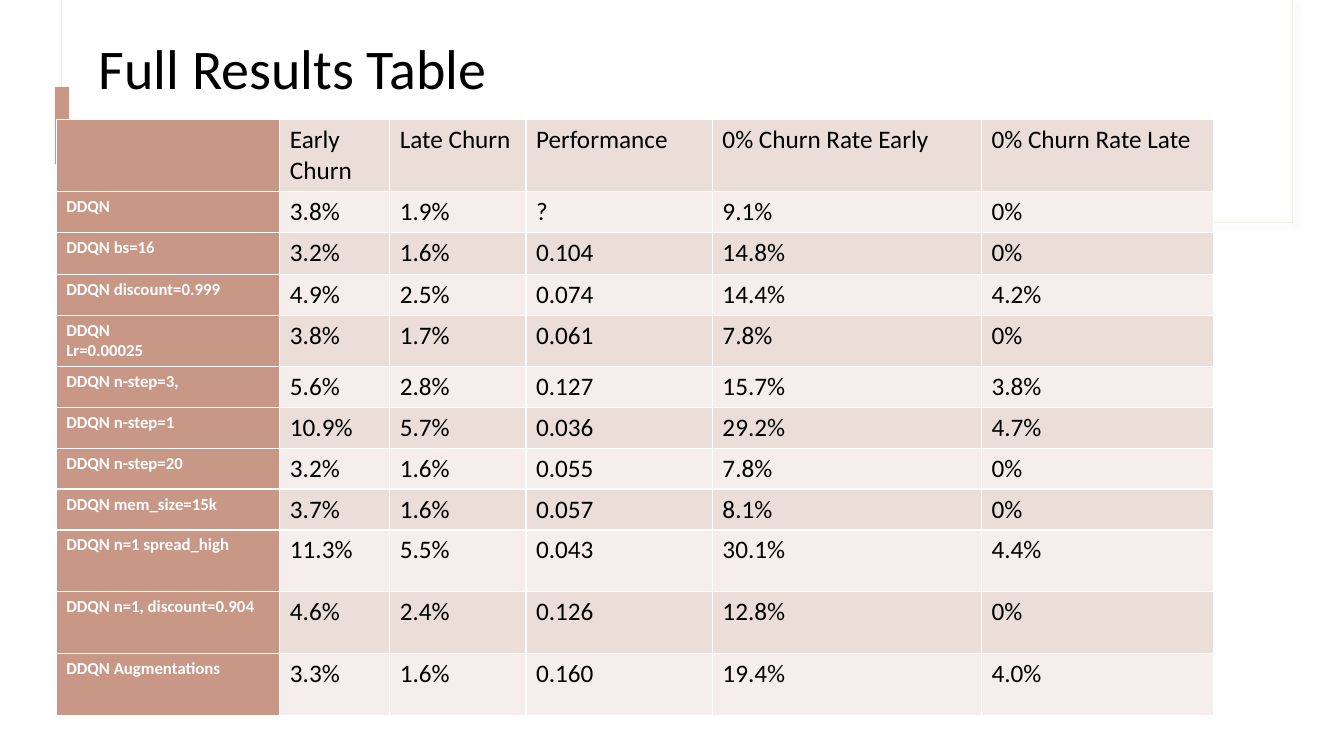
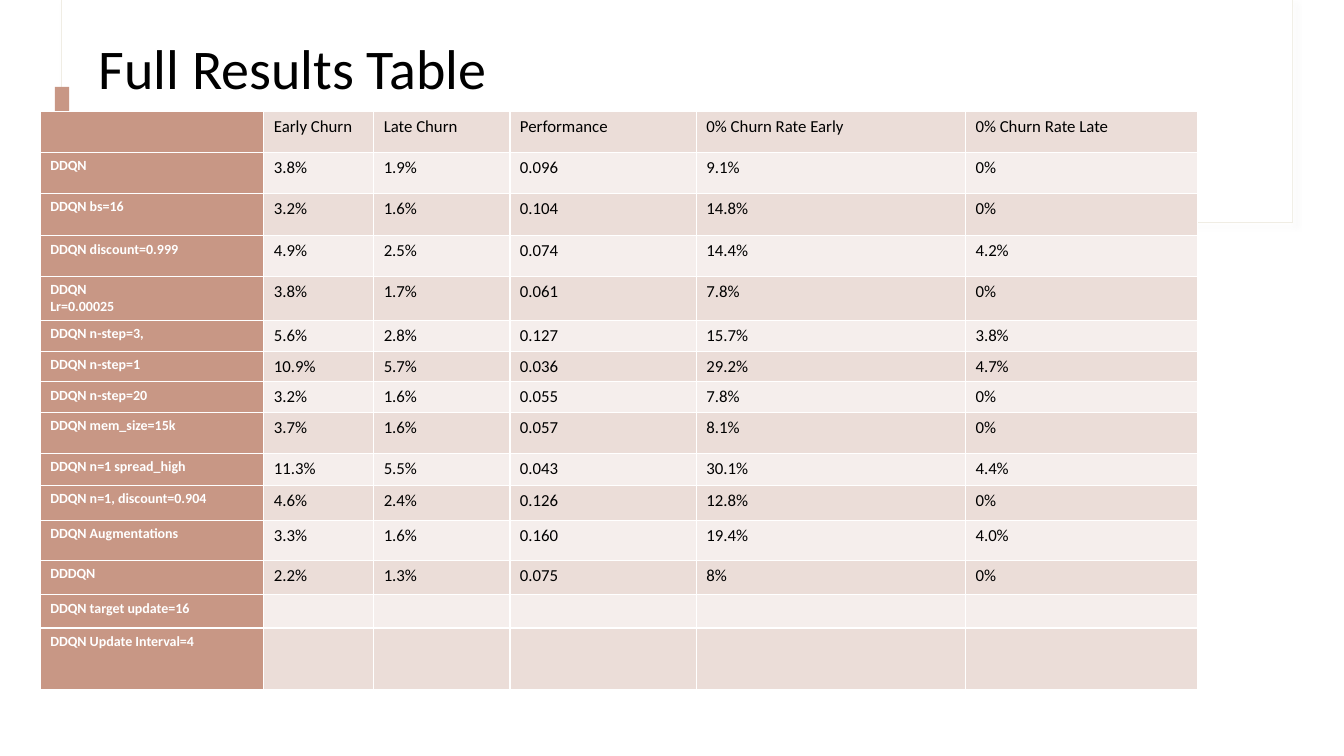
Before and after one commit to VIPTankz/MyRLJourney, a slide deck: slide 9 of FeasibilityStudy_07_09_2023.pptx (slide 8 before the commit). Drawn at 1344x756 pixels with LibreOffice and Linux fonts; fonts in the diff are those of the drawing. Boxes give left, top, right and bottom in pixels: in the first picture for what was removed or moved away, otherwise in the second. Text is boxed around its words. In the diff, an @@ line names an element or a change of style, - is before the commit and + after.

```diff
--- a/FeasibilityStudy_07_09_2023.pptx
+++ b/FeasibilityStudy_07_09_2023.pptx
@@ table at (40,112,1198,689) @@
-row 2, column 4: ?
+row 2, column 4: 0.096
+row 13: DDDQN | 2.2% | 1.3% | 0.075 | 8% | 0%
+row 14: DDQN target update=16 |  |  |  |  | 
+row 15: DDQN Update Interval=4 |  |  |  |  | 
@@ table: place and size @@
-table at (56,120,1214,713)
+table at (40,112,1198,689)
```
Also in this commit, not shown: 1 other slide changed, 2 slides added, 4 other files.
